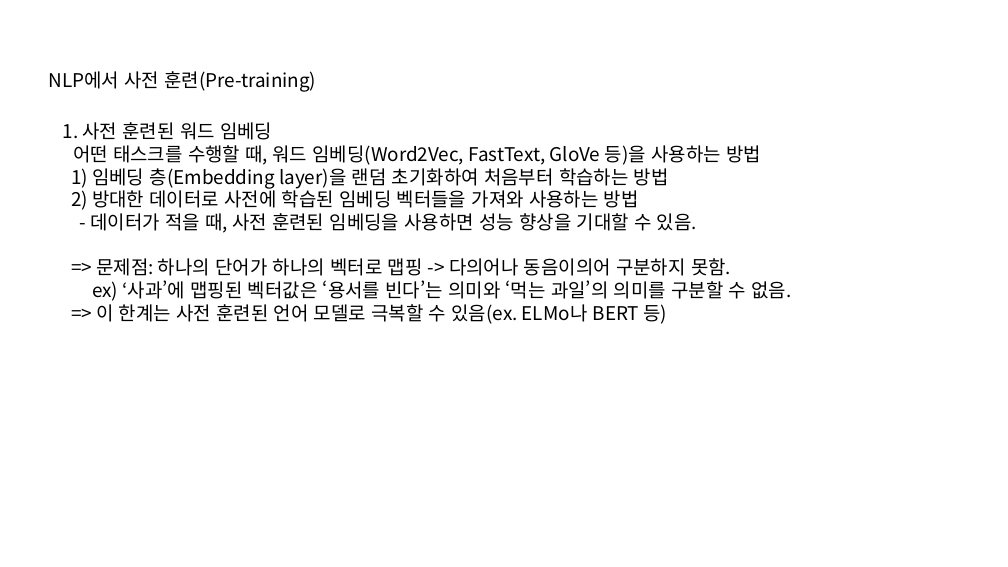
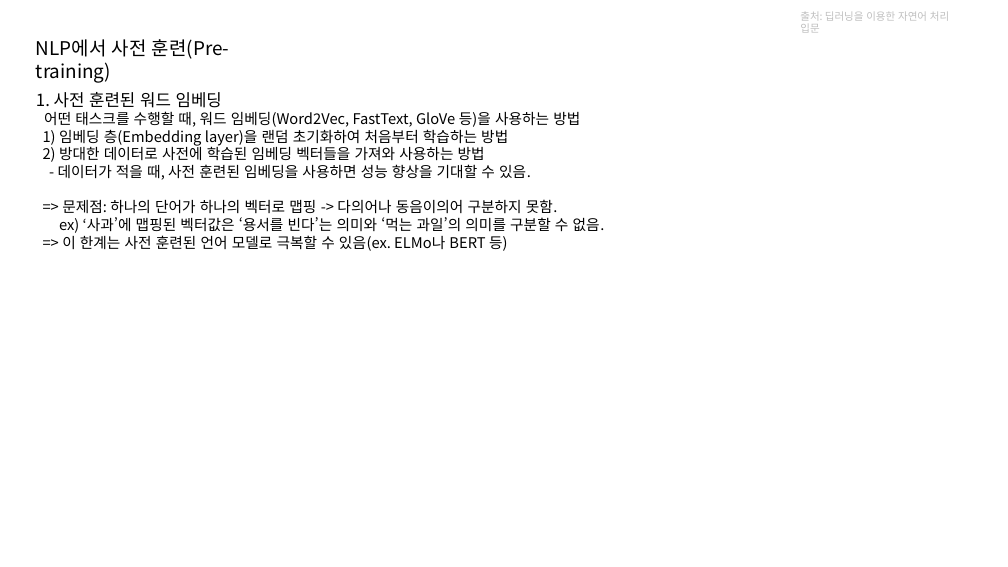
Before and after one commit to kjh8331267/NLP_Study, a slide deck: slide 2 of slide/BERT.pptx (slide 1 before the commit). Drawn at 1008x567 pixels with LibreOffice and Linux fonts; fonts in the diff are those of the drawing. Boxes give left, top, right and bottom in pixels: in the first picture for what was removed or moved away, otherwise in the second. Text is boxed around its words. In the diff, an @@ line names an element or a change of style, - is before the commit and + after.

```diff
--- a/slide/BERT.pptx
+++ b/slide/BERT.pptx
@@ text added at (800,12,949,33), 10 pt, text #BFBFBF @@
+출처: 딥러닝을 이용한 자연어 처리 입문
@@ text "NLP에서 사전 훈련(Pre-training)" rewrapped from (48,71,316,92) to (36,39,229,83) @@
@@ text "1. 사전 훈련된 워드 임베딩": place and size @@
-text "1. 사전 훈련된 워드 임베딩" at (63,122,791,324)
+text "1. 사전 훈련된 워드 임베딩" at (36,92,605,251)
@@ text "1. 사전 훈련된 워드 임베딩" at (36,92,605,251): size 18 to 16 pt in "1. 사전 훈련된 워드 임베딩"; size 18 to 14 pt @@
```
Also in this commit, not shown: 5 other slides changed, 3 slides added, 1 slide removed, 1 other file.
